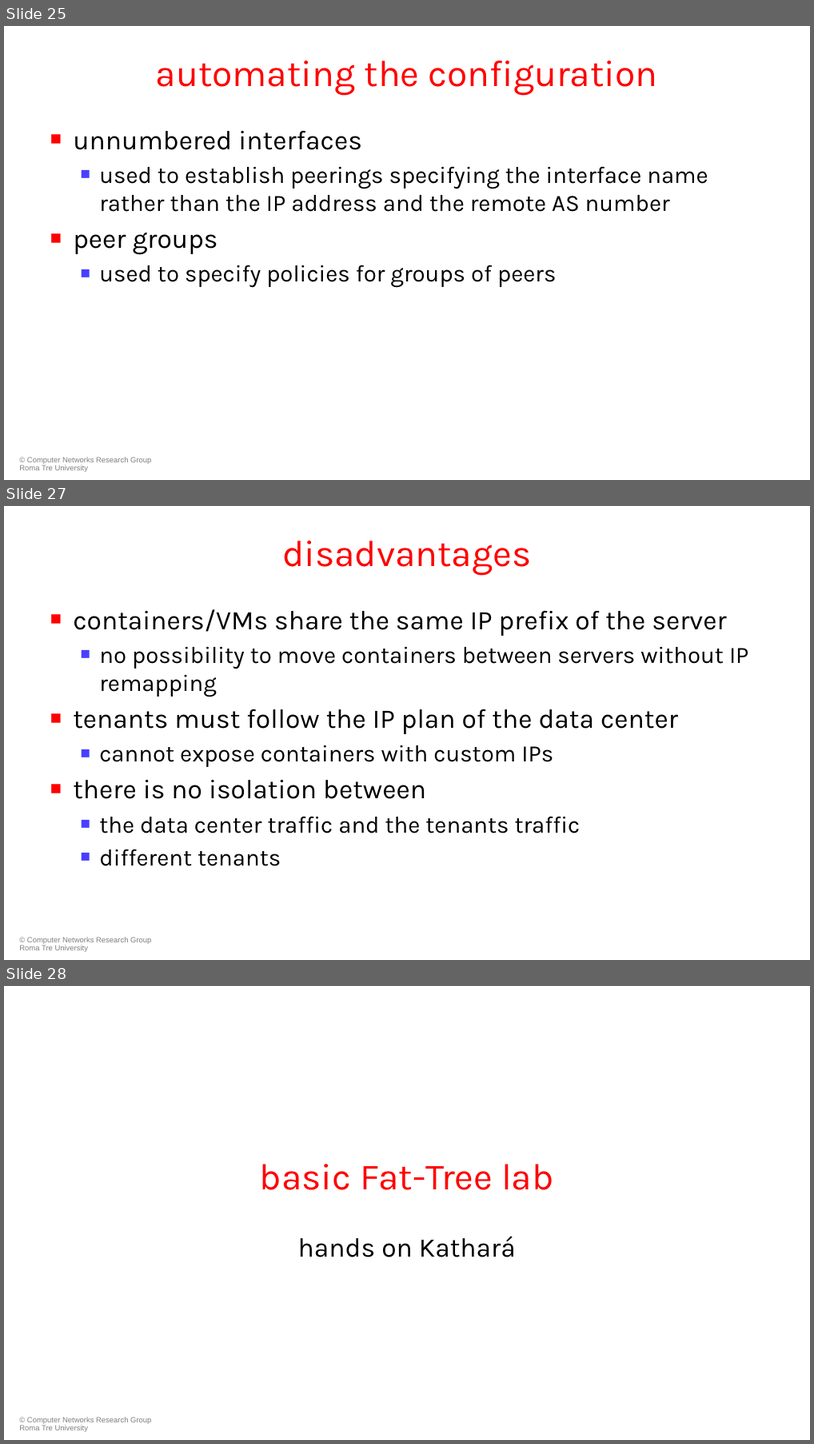
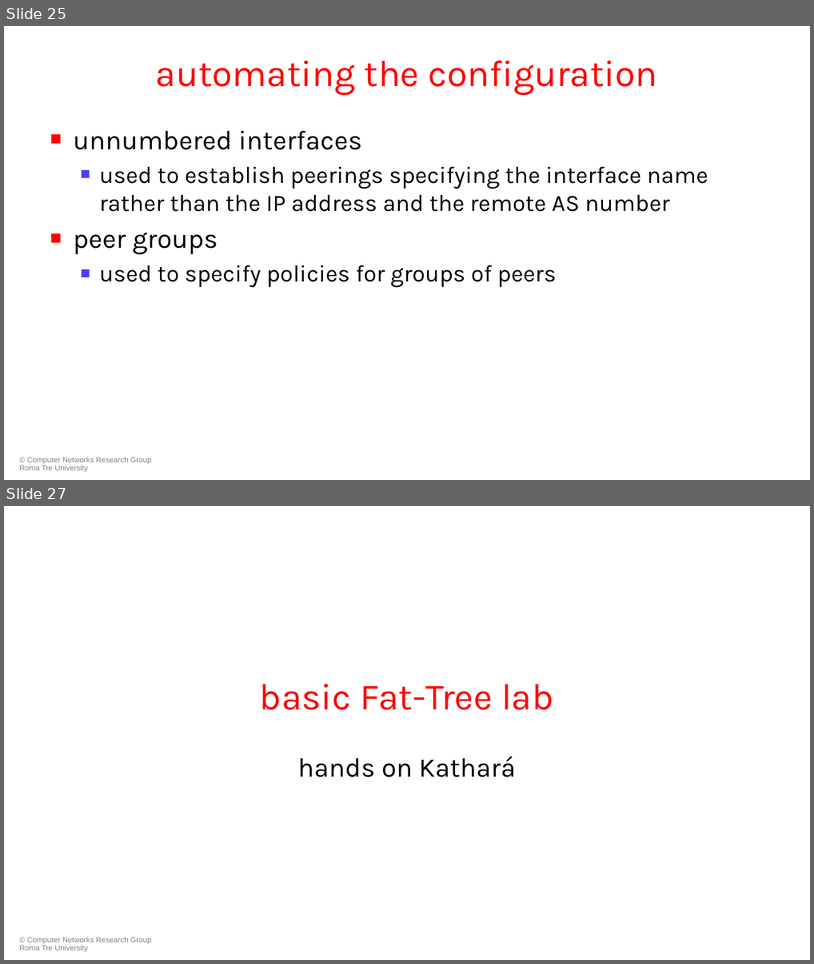
Before and after one commit to KatharaFramework/Kathara-Labs, a slide deck: main-labs/data-center-routing/data-center-bgp/051-kathara-lab_data-center-bgp.pptx. Shown one above the other, each under a label of ours: slides 25, 27 and 28 before the commit, slides 25 and 27 after it; the slides between them are not shown. The pictures are 814x1444 and 814x964 pixels, drawn with LibreOffice and Linux fonts; fonts in the diff are those of the drawing; background and template pictures are left out. Boxes give left, top, right and bottom in pixels: in the first picture for what was removed or moved away, otherwise in the second. Text is boxed around its words. In the diff, an @@ line names an element or a change of style, - is before the commit and + after.

Commit message:
Update data center BGP slides and lab

```diff
--- a/main-labs/data-center-routing/data-center-bgp/051-kathara-lab_data-center-bgp.pptx
+++ b/main-labs/data-center-routing/data-center-bgp/051-kathara-lab_data-center-bgp.pptx
@@ slide 27 removed at <box>4,506,810,960</box>, background #FFFFFF; not listed: 1 template element that a slide beside it also shows @@
@@ title removed at <box>282,540,531,575</box> @@
-disadvantages
@@ text removed at <box>73,609,749,866</box> @@
-■ containers/VMs share the same IP prefix of the server
-  ■ no possibility to move containers between servers without IP remapping
-■ tenants must follow the IP plan of the data center
-  ■ cannot expose containers with custom IPs
-■ there is no isolation between
-  ■ the data center traffic and the tenants traffic
-  ■ different tenants
@@ what was slide 28 is now slide 27 @@
```
Also in this commit, not shown: 2 slides changed, 1 slide added, 3 other files.
